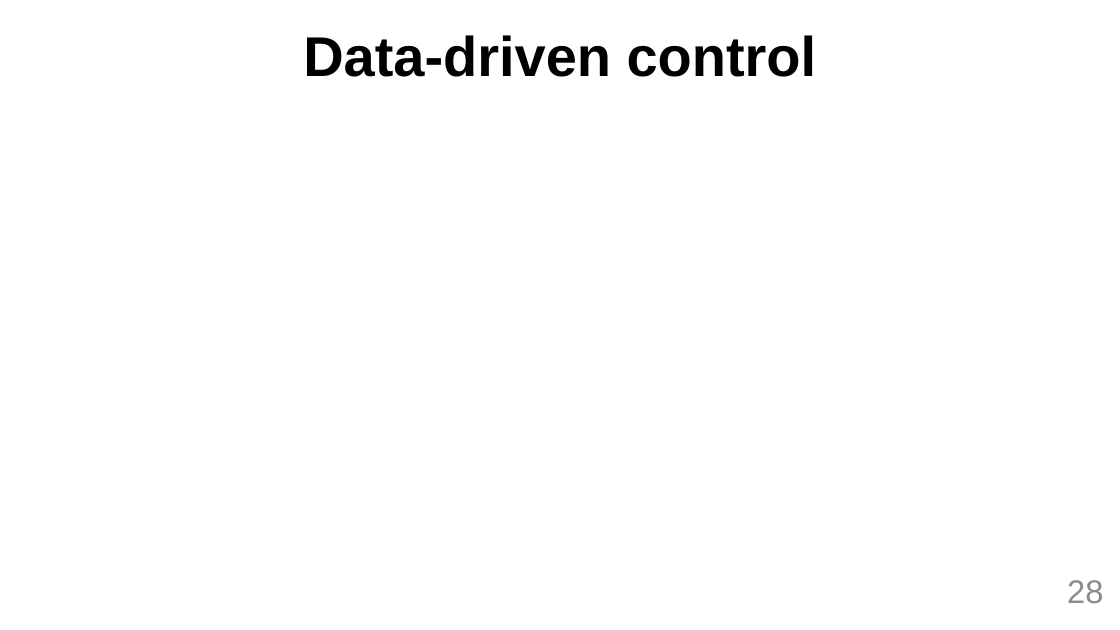
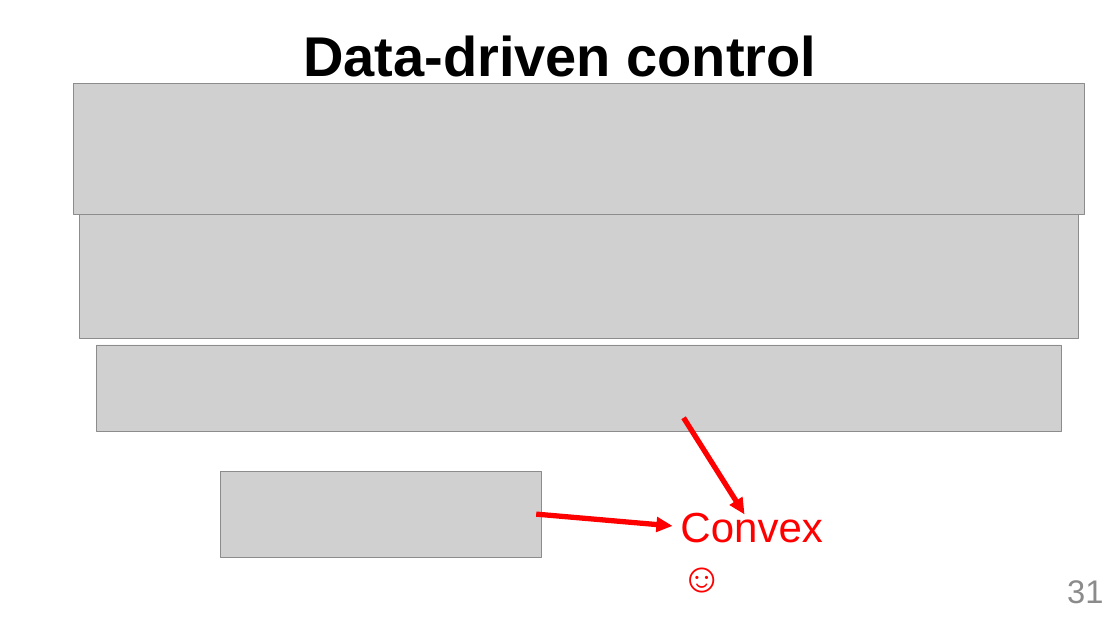
Before and after one commit to MarcBerneman/Master-thesis, a slide deck: slide 31 of Presentation/Thesis.pptx (slide 28 before the commit). Drawn at 1120x630 pixels with LibreOffice and Linux fonts; fonts in the diff are those of the drawing; grey boxes stand for pictures; background and template pictures are left out. Boxes give left, top, right and bottom in pixels: in the first picture for what was removed or moved away, otherwise in the second. Text is boxed around its words. In the diff, an @@ line names an element or a change of style, - is before the commit and + after.

Commit message:
Update presentation

```diff
--- a/Presentation/Thesis.pptx
+++ b/Presentation/Thesis.pptx
@@ picture added at (x1=74, y1=84, x2=1085, y2=214) @@
@@ picture added at (x1=79, y1=208, x2=1079, y2=339) @@
@@ picture added at (x1=97, y1=345, x2=1061, y2=432) @@
@@ arrow added from (684, 418) to (744, 514), #FF0000 4.5 pt @@
@@ picture added at (x1=221, y1=471, x2=542, y2=558) @@
@@ text added at (x1=680, y1=508, x2=822, y2=543), 36 pt, text #FF0000 @@
+Convex ☺
@@ arrow added from (536, 514) to (672, 526), #FF0000 4.5 pt @@
@@ page number at (x1=1067, y1=580, x2=1103, y2=603): text changed @@
-28
+31
```
Also in this commit, not shown: 5 slides added, 13 other files.
